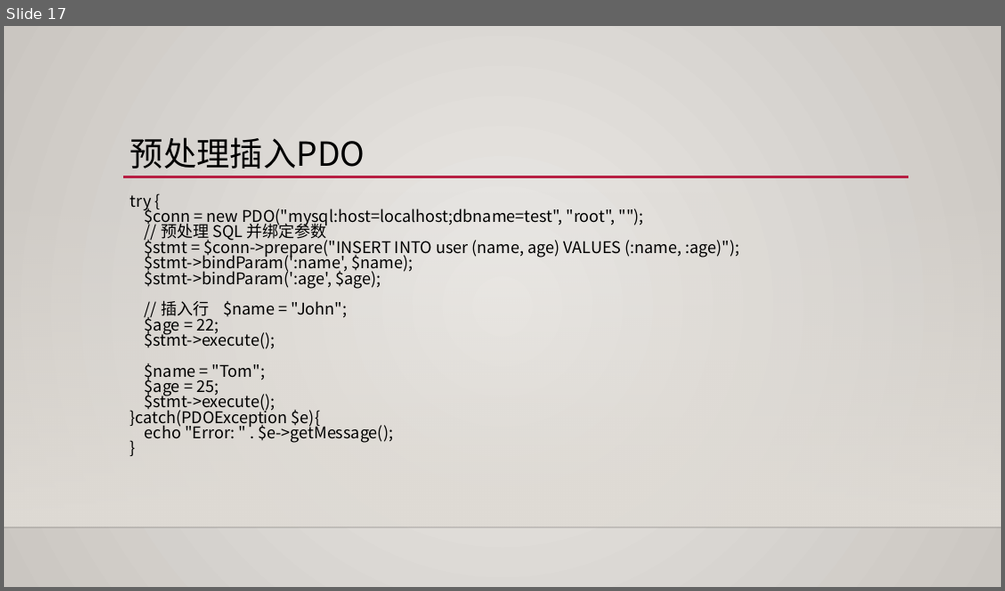
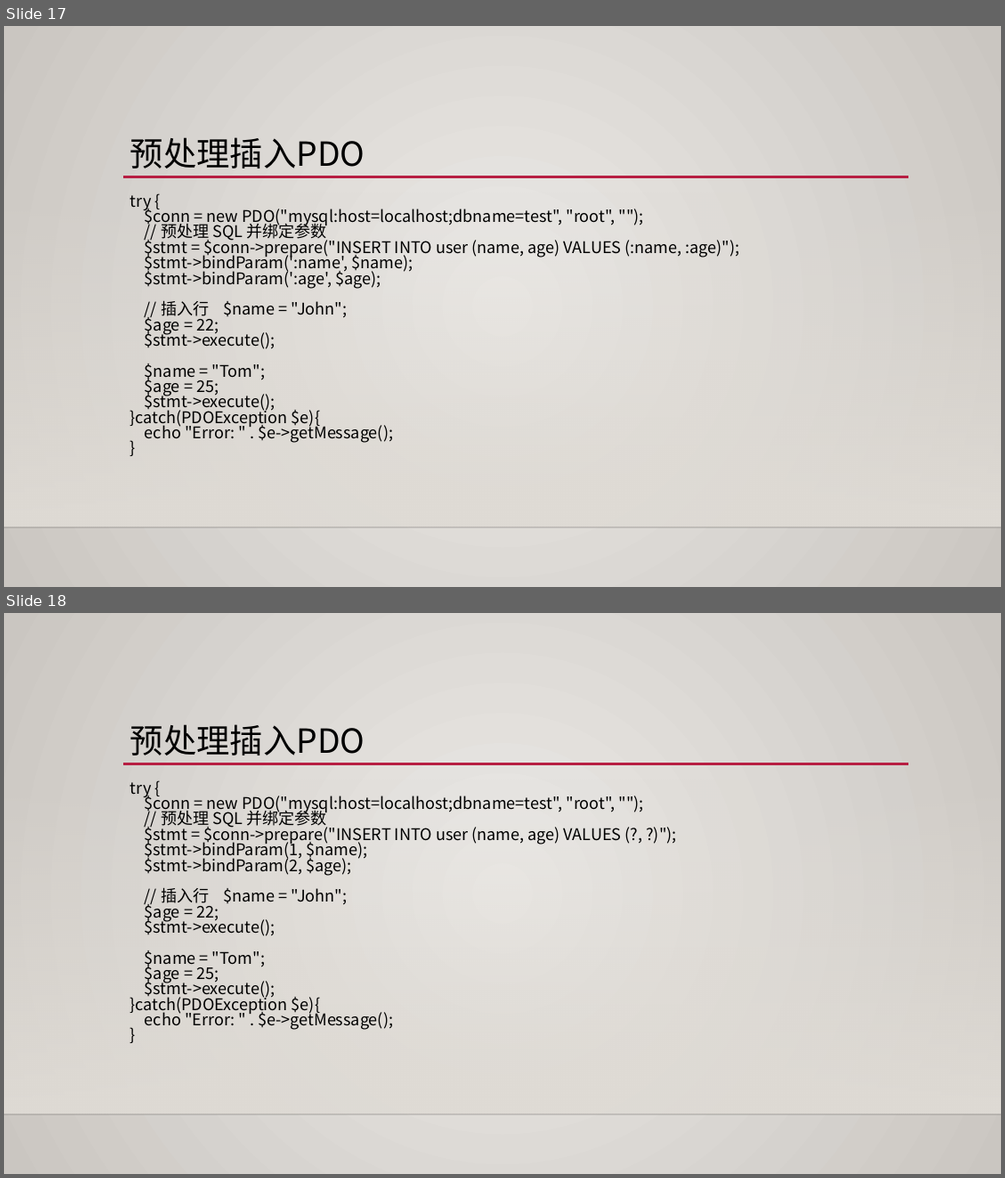
Before and after one commit to dougaoyang/phplearning, a slide deck: 学习资料/php操作数据库.pptx. Shown one above the other, each under a label of ours: slide 17 before the commit, slides 17 and 18 after it. The pictures are 1005x591 and 1005x1178 pixels, drawn with LibreOffice and Linux fonts; fonts in the diff are those of the drawing; background and template pictures are left out. Boxes give left, top, right and bottom in pixels: in the first picture for what was removed or moved away, otherwise in the second. Text is boxed around its words. In the diff, an @@ line names an element or a change of style, - is before the commit and + after.

Commit message:
php操作数据库

```diff
--- a/学习资料/php操作数据库.pptx
+++ b/学习资料/php操作数据库.pptx
@@ slide 18 added at bbox=[4, 613, 1001, 1174], background gradient #ECEAE7 to #CAC7C1; not listed: 3 template elements that a slide beside it also shows @@
@@ title added at bbox=[130, 724, 365, 755], 32 pt, text #000000 @@
+预处理插入PDO
@@ text added at bbox=[130, 782, 622, 1030], 15.5 pt, text #000000 @@
+try {
+$conn = new PDO("mysql:host=localhost;dbname=test", "root", "");
+// 预处理 SQL 并绑定参数
+$stmt = $conn->prepare("INSERT INTO user (name, age) VALUES (?, ?)");
+$stmt->bindParam(1, $name);
+$stmt->bindParam(2, $age);
+// 插入行 $name = "John";
+$age = 22;
+$stmt->execute();
+$name = "Tom";
+$age = 25;
+$stmt->execute();
+}catch(PDOException $e){
+echo "Error: " . $e->getMessage();
+}
```
